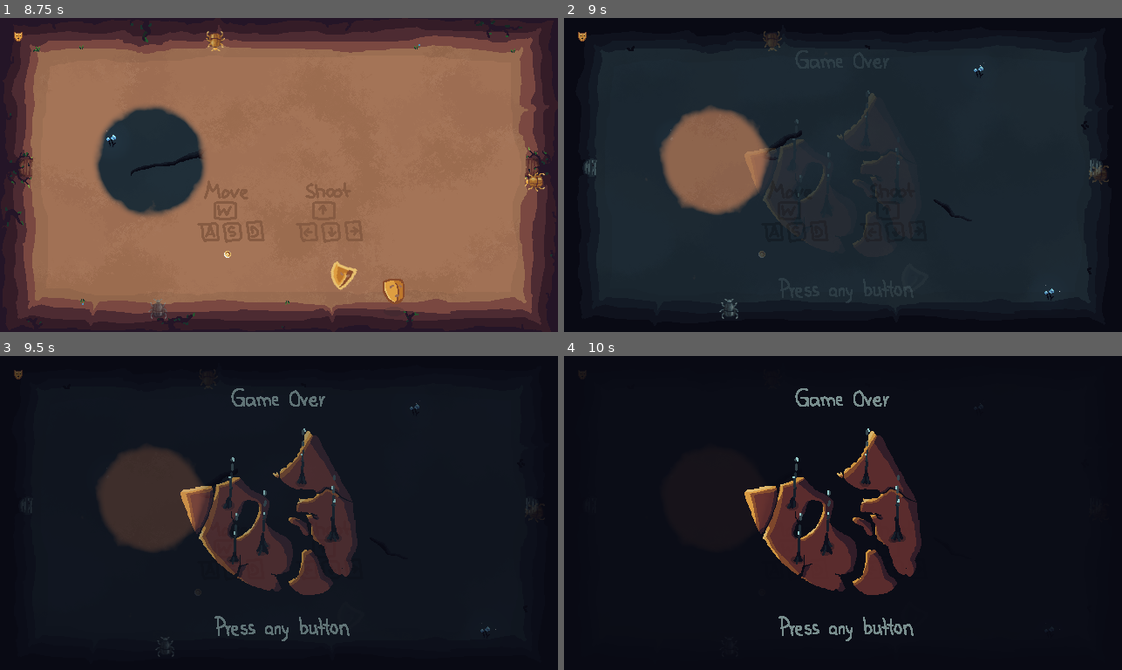
Above: before the commit, frames 1-4 (two rows, left to right).
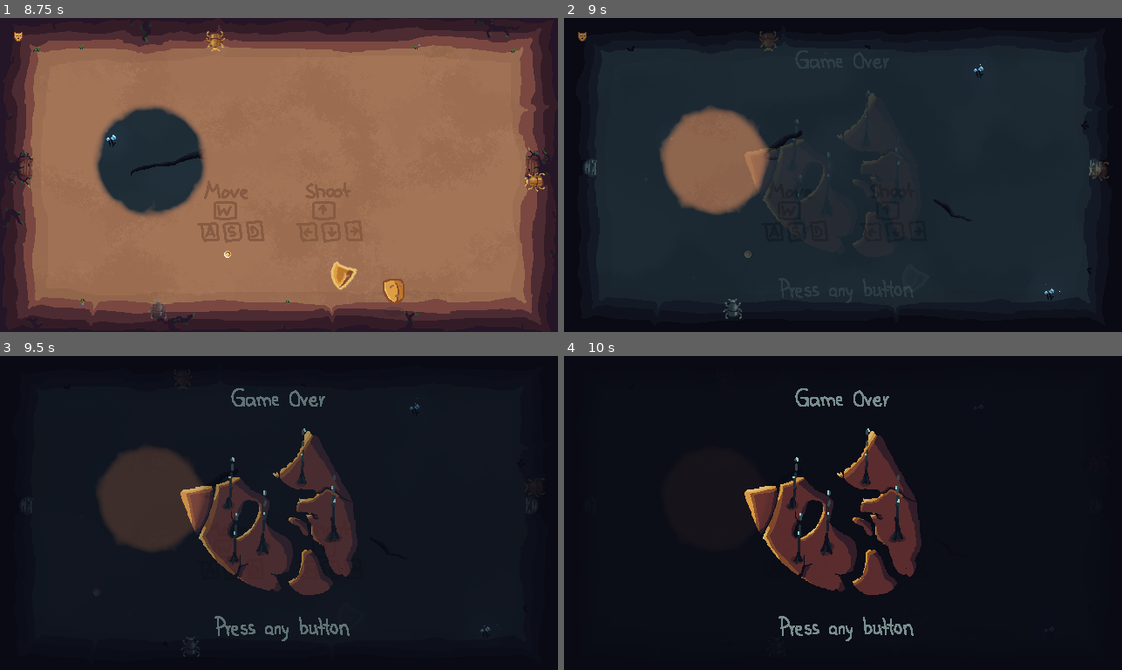
Above: after the commit, the same moments.

Repository: MarcelBlasius/Global-Game-Jam-2026
Game: Godot game, scene res://scenes/main_scene.tscn
Two runs of this game, one before a commit and one after it. Both use one fixed random seed, a clock stepped at 60 frames per second and the inputs below.
Inputs (mouse positions are in pixels of both pictures, inside the frame that each line leads up to):
- Up to frame 1 (8.75 s): tap Enter at 0.5 s; move the mouse to (401, 159) at 0.52 s; hold D (right) 0.53-1.28 s; tap Shift every 1.5 s from 0.6 to 8.1 s; click (401, 159) at 0.67 s; move the mouse to (167, 190) at 1.27 s; hold S (down) 1.28-2.03 s; tap Ctrl every 1.5 s from 1.35 to 7.35 s; move the mouse to (334, 105) at 2.02 s; hold D (right) 2.03-2.78 s; move the mouse to (251, 237) at 2.77 s; hold Up (shoot up) 2.78-3.53 s; click (251, 237) at 2.92 s; move the mouse to (446, 222) at 3.52 s; hold A (left) 3.53-5.03 s; move the mouse to (111, 127) at 4.27 s; move the mouse to (306, 175) at 5.02 s; hold S (down) 5.03-5.78 s; click (306, 175) at 5.17 s; move the mouse to (195, 96) at 5.77 s; hold D (right) 5.78-6.53 s; move the mouse to (401, 159) at 6.52 s; hold Up (shoot up) 6.53-7.28 s; move the mouse to (167, 190) at 7.27 s; hold D (right) 7.28-8.03 s; click (167, 190) at 7.42 s; move the mouse to (334, 105) at 8.02 s; hold S (down) from 8.03 s (still down)
- Up to frame 2 (9 s): move the mouse to (815, 237) at 8.77 s; release S (down) at 8.78 s; hold A (left) from 8.78 s (still down); tap Ctrl at 8.85 s
- Up to frame 3 (9.5 s): keep holding A (left)
- Up to frame 4 (10 s): move the mouse to (1010, 560) at 9.52 s; release A (left) at 9.53 s; hold Up (shoot up) from 9.53 s (still down); tap Shift at 9.6 s; click (1010, 560) at 9.67 s

Frame 1 is identical in both runs. In frame 2, 0.3% of the frame differs, in the area x 2-98%, y 4-96%; in frame 3, less than 0.1%; in frame 4, less than 0.1%.

Commit message:
fixed wrong z order of ui elements and gameplay elements

Diff:
--- a/spectra/scenes/main_scene.tscn
+++ b/spectra/scenes/main_scene.tscn
@@ -105,14 +105,14 @@
 theme_override_constants/margin_top = 16
 
 [node name="GameMenu" parent="." unique_id=1060992188 instance=ExtResource("8_18nlu")]
-z_index = 101
+z_index = 103
 offset_left = 320.0
 offset_top = 180.0
 offset_right = 320.0
 offset_bottom = 180.0
 
 [node name="Fade" parent="." unique_id=1966515605 instance=ExtResource("2_mngbo")]
-z_index = 100
+z_index = 101
 custom_minimum_size = Vector2(640, 360)
 anchors_preset = 0
 anchor_right = 0.0
@@ -147,6 +147,7 @@
 parameters/looping = true
 
 [node name="GameOverMenu" parent="." unique_id=143285209 instance=ExtResource("13_4w45t")]
+z_index = 102
 custom_minimum_size = Vector2(640, 360)
 anchors_preset = 0
 anchor_right = 0.0
--- a/spectra/scripts/game_over_menu.gd
+++ b/spectra/scripts/game_over_menu.gd
@@ -8,10 +8,10 @@
 var lock_input := true
 
 func open() -> void:
-	get_tree().paused = true
 	fade.fade_in(2.0, game_over_screen_texture)
 
 func _on_fade_fade_in_finished() -> void:
+	get_tree().paused = true
 	lock_input = false
 
 func _input(event: InputEvent) -> void:
